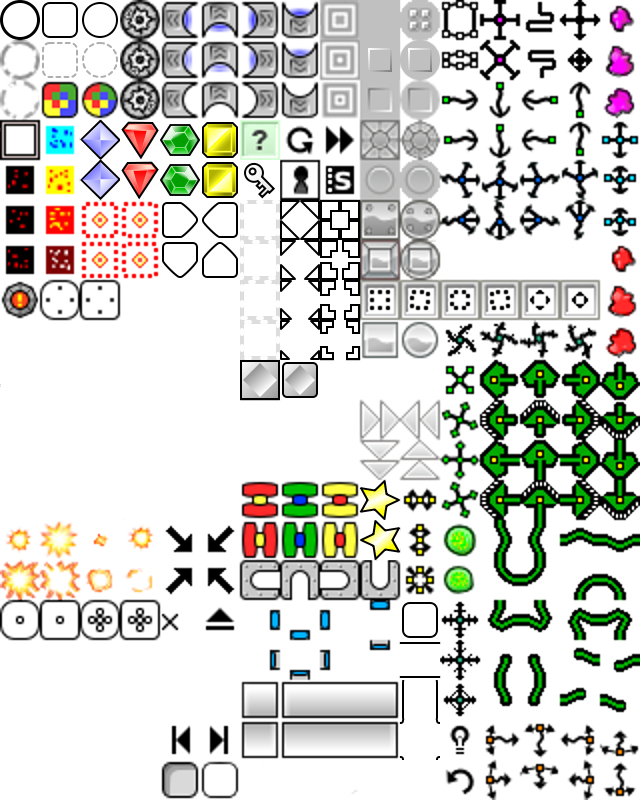
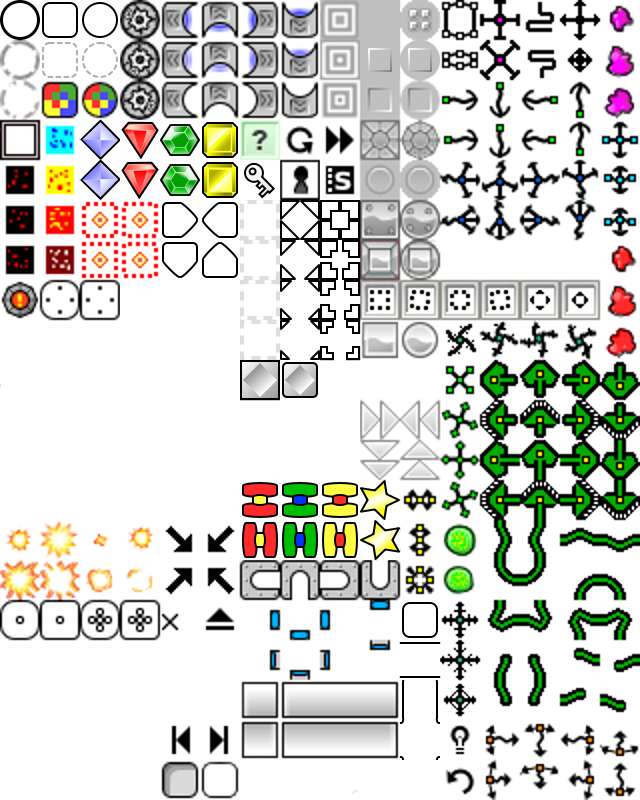
Layers edited between the first and the second 640px x 800px image:
painted on "Capa nueva#1" over bbox(120, 160, 360, 560)
